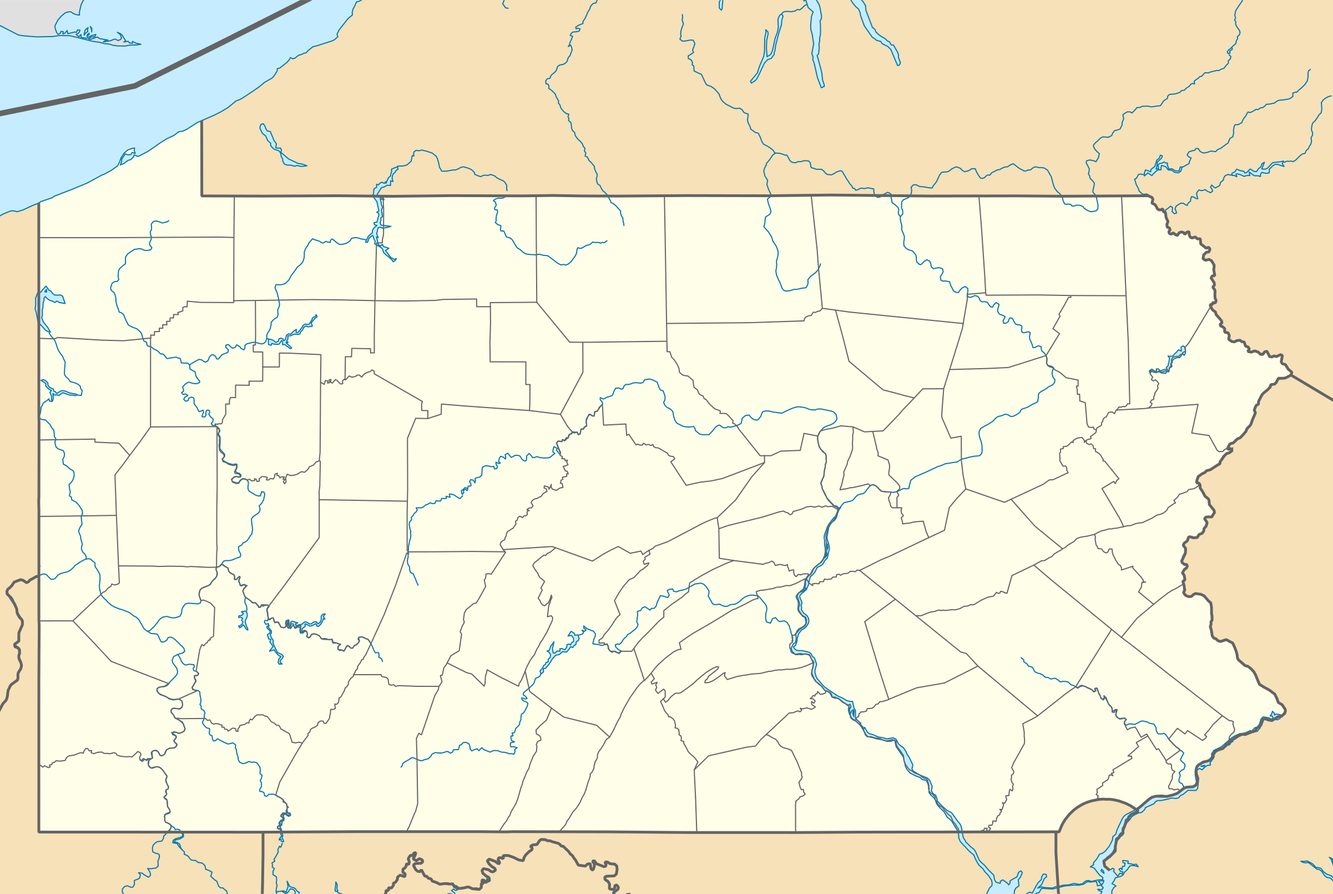
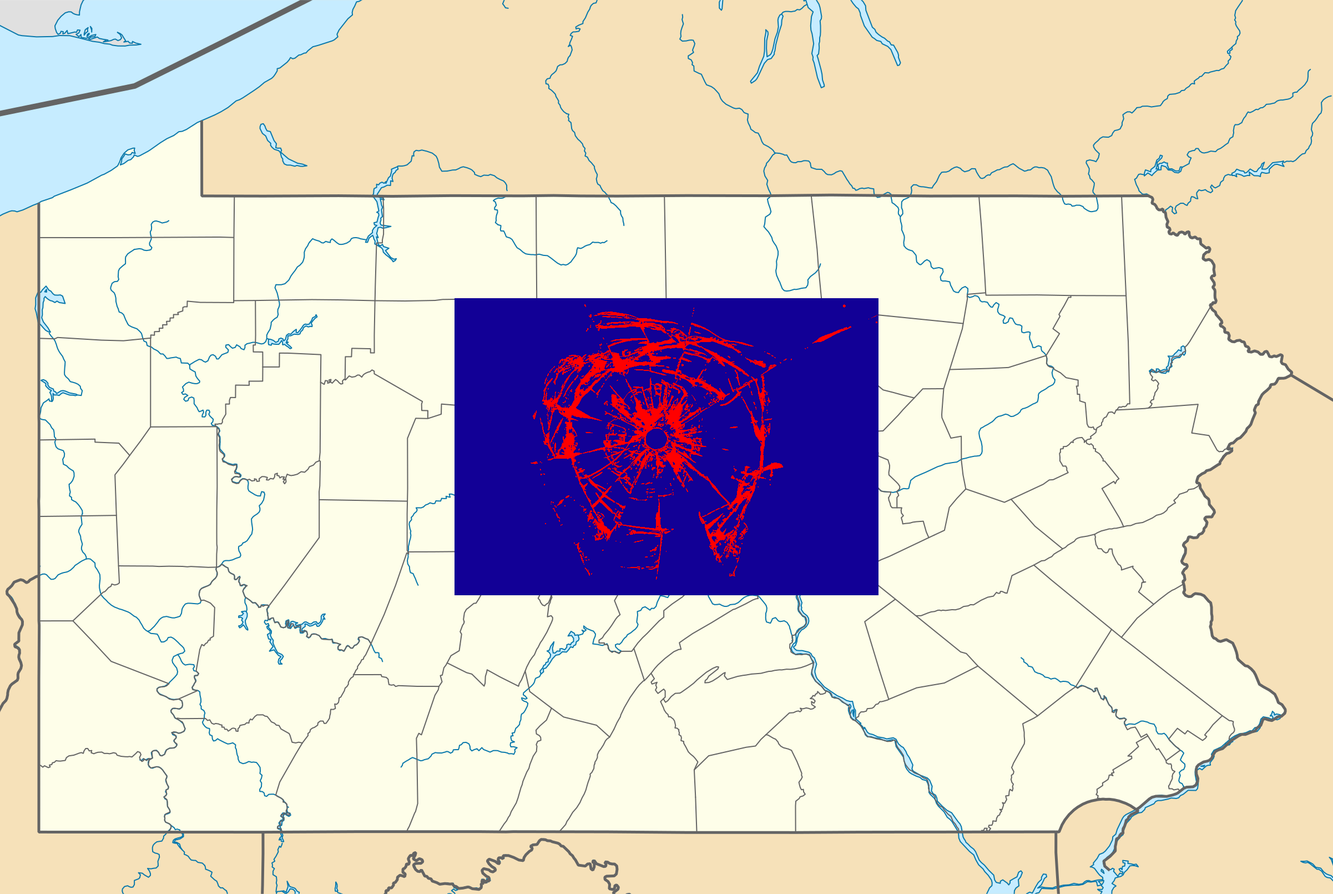
Before/after of a 1333x894 layered artwork. What changed in the layer stack:
added layer "free-cracked-glass-vector-background.eps" above "USA_Pennsylvania_location_map.svg" over 454, 298, 879, 596
